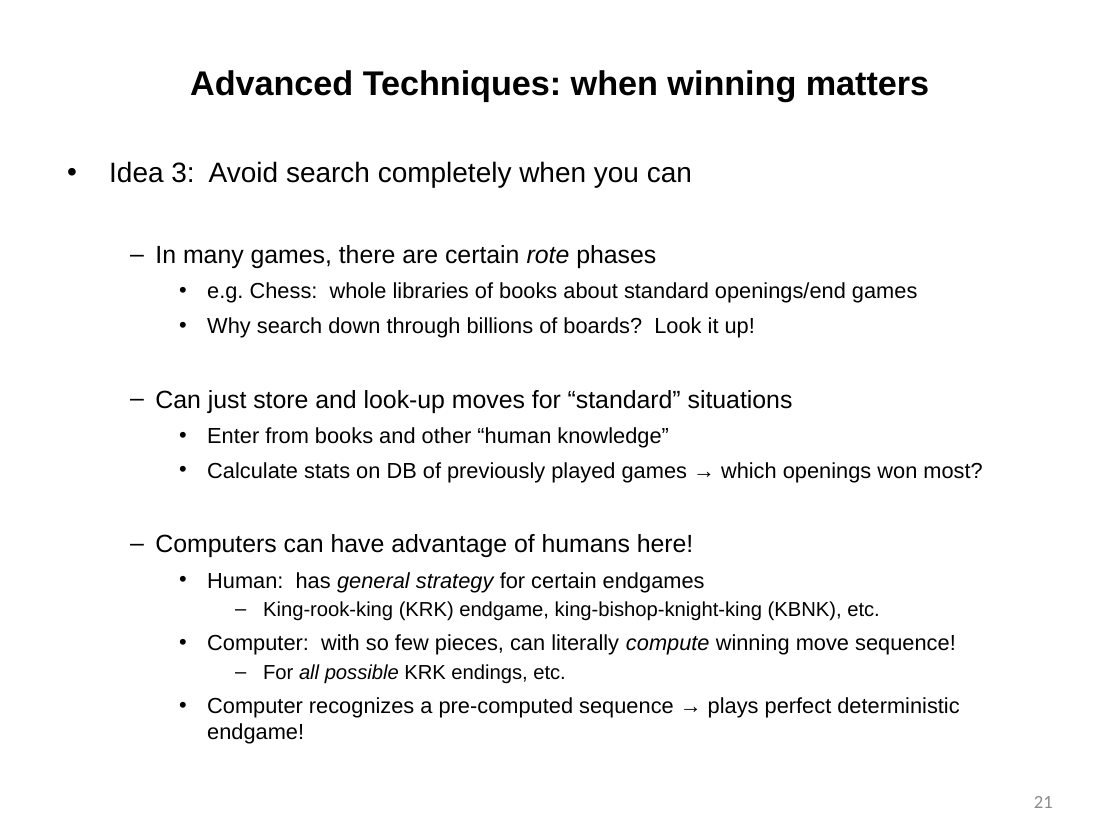
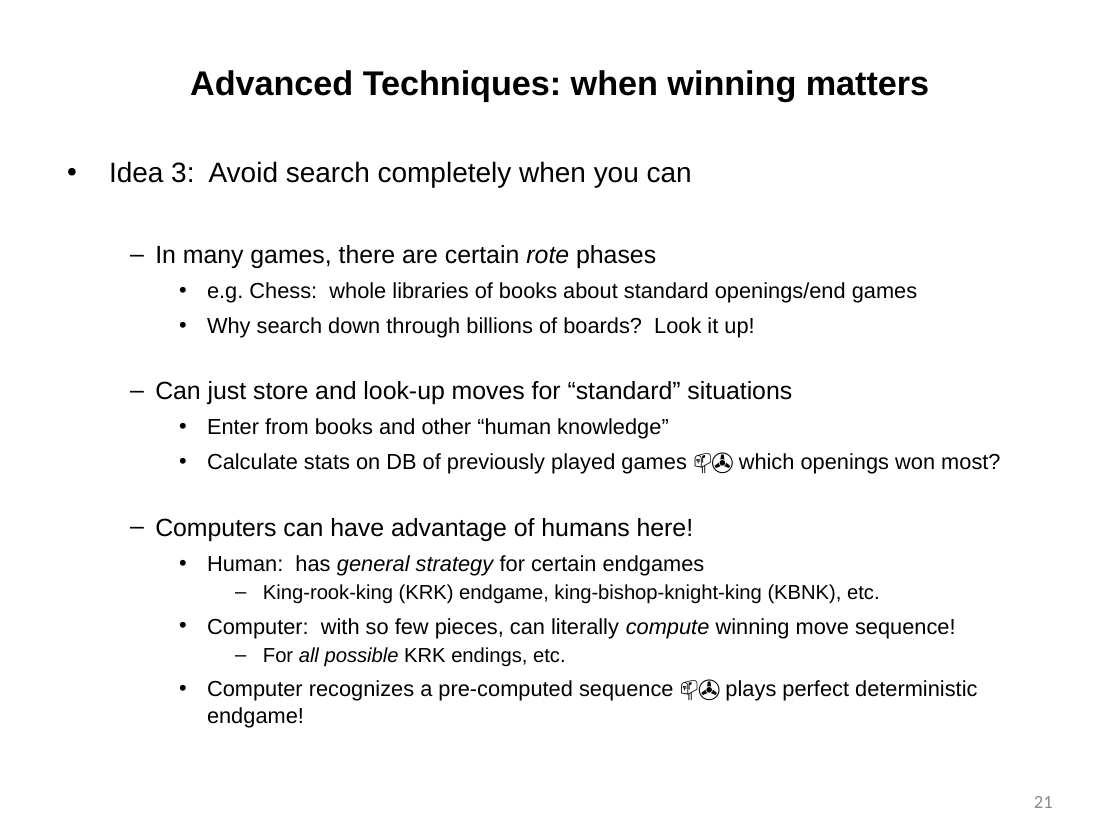
Before and after one commit to tdhock/cs470-570-spring-2023, a slide deck: slide 21 of slides/chapter5.pptx. Drawn at 1120x840 pixels with LibreOffice and Linux fonts; fonts in the diff are those of the drawing. Boxes give left, top, right and bottom in pixels: in the first picture for what was removed or moved away, otherwise in the second. Text is boxed around its words. In the diff, an @@ line names an element or a change of style, - is before the commit and + after.

```diff
--- a/slides/chapter5.pptx
+++ b/slides/chapter5.pptx
@@ text at (207,453,1000,474): text changed @@
-    • Calculate stats on DB of previously played games → which openings won most?
+    • Calculate stats on DB of previously played games 📫✇ which openings won most?
@@ text at (207,680,977,727): text changed @@
-    • Computer recognizes a pre-computed sequence → plays perfect deterministic endgame!
+    • Computer recognizes a pre-computed sequence 📫✇ plays perfect deterministic endgame!
```
Also in this commit, not shown: 27 other slides changed, 1 other file.
